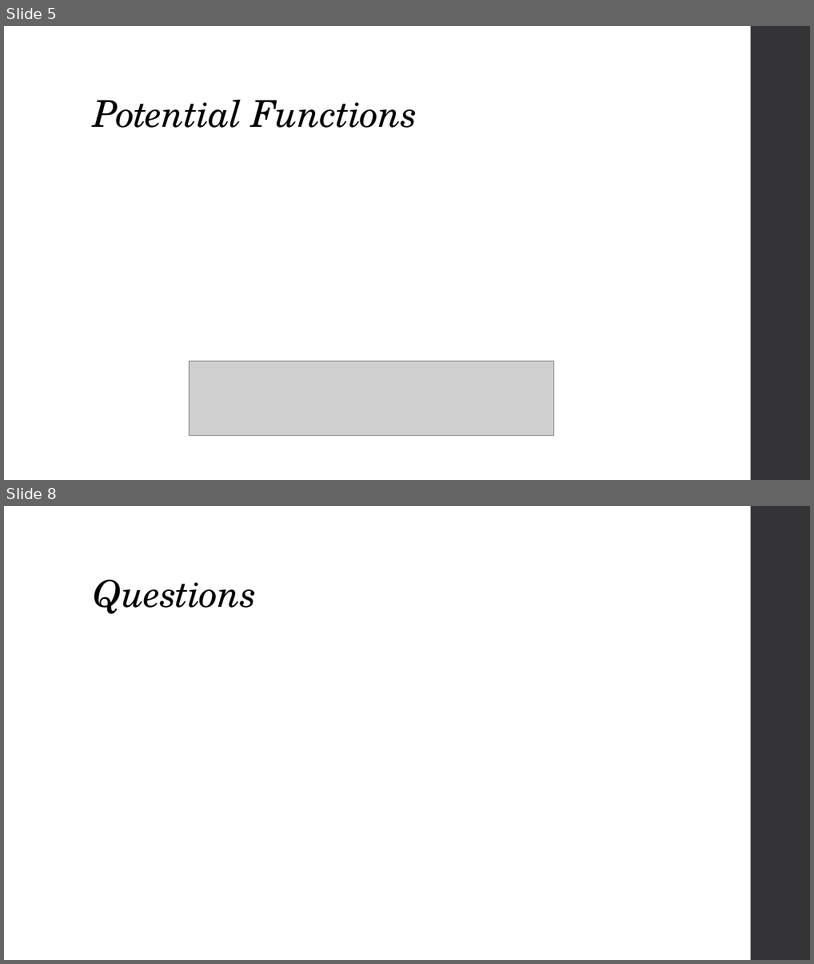
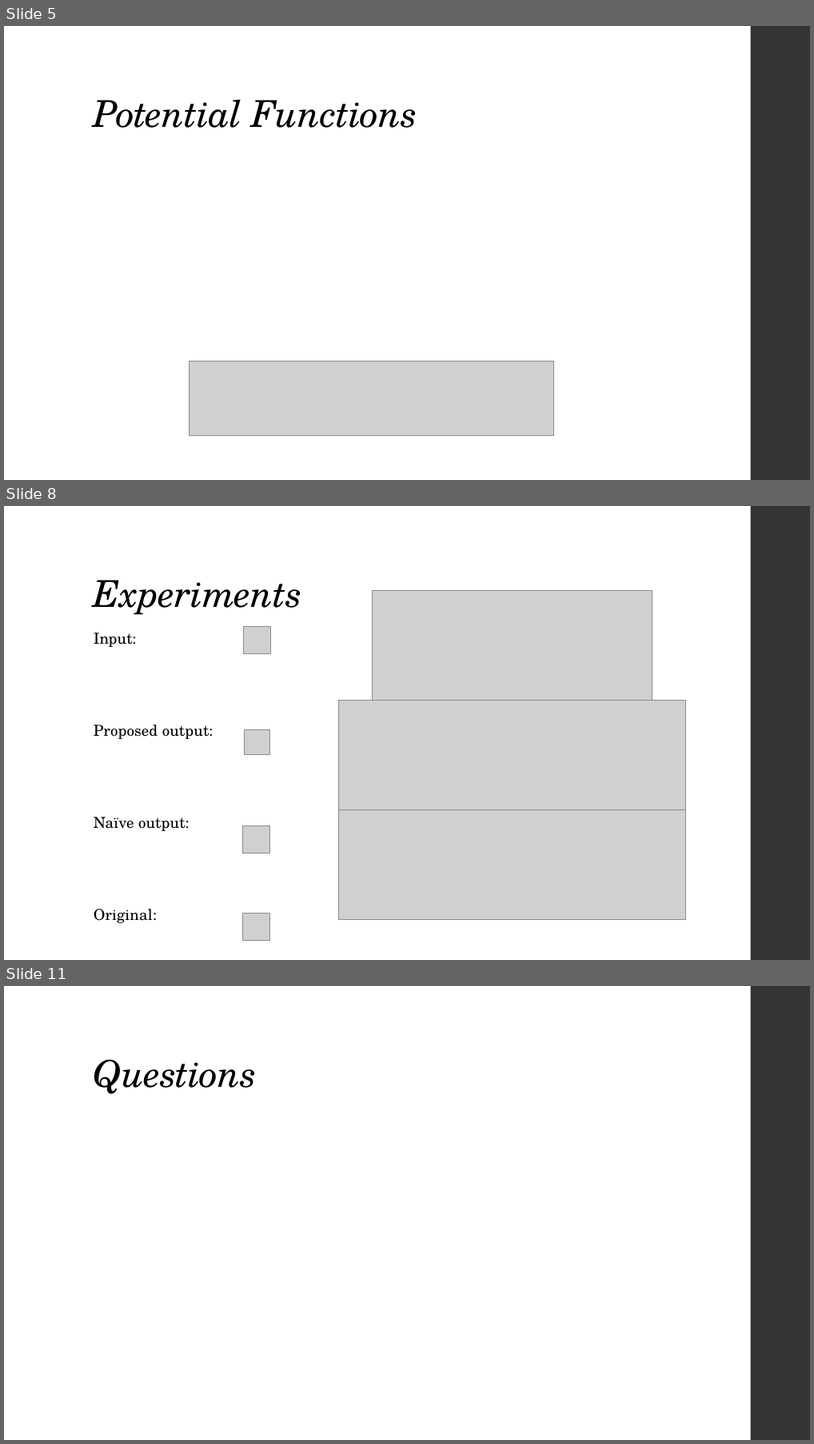
Before and after one commit to Rajon010/MD2016_Final, a slide deck: presentation.pptx. Shown one above the other, each under a label of ours: slides 5 and 8 before the commit, slides 5, 8 and 11 after it; the slides between them are not shown. The pictures are 814x964 and 814x1444 pixels, drawn with LibreOffice and Linux fonts; fonts in the diff are those of the drawing; grey boxes stand for pictures. Boxes give left, top, right and bottom in pixels: in the first picture for what was removed or moved away, otherwise in the second. Text is boxed around its words. In the diff, an @@ line names an element or a change of style, - is before the commit and + after.

```diff
--- a/presentation.pptx
+++ b/presentation.pptx
@@ slide 8 added at <box>4,506,810,960</box>, background #FFFFFF; not listed: 1 template element that a slide beside it also shows @@
@@ title added at <box>94,580,302,615</box>, 44 pt, text #000000, italic @@
+Experiments
@@ picture added at <box>373,590,653,700</box> @@
@@ text added at <box>94,632,214,923</box>, 18 pt, text #000000 @@
+Input:
+Proposed output:
+Naïve output:
+Original:
@@ picture added at <box>243,627,270,654</box> @@
@@ picture added at <box>339,700,686,809</box> @@
@@ picture added at <box>244,729,270,755</box> @@
@@ picture added at <box>338,809,686,919</box> @@
@@ picture added at <box>243,825,270,852</box> @@
@@ picture added at <box>243,913,270,940</box> @@
@@ what was slide 8 is now slide 11 @@
```
Also in this commit, not shown: 2 slides changed, 4 other slides added, 2 slides removed.
